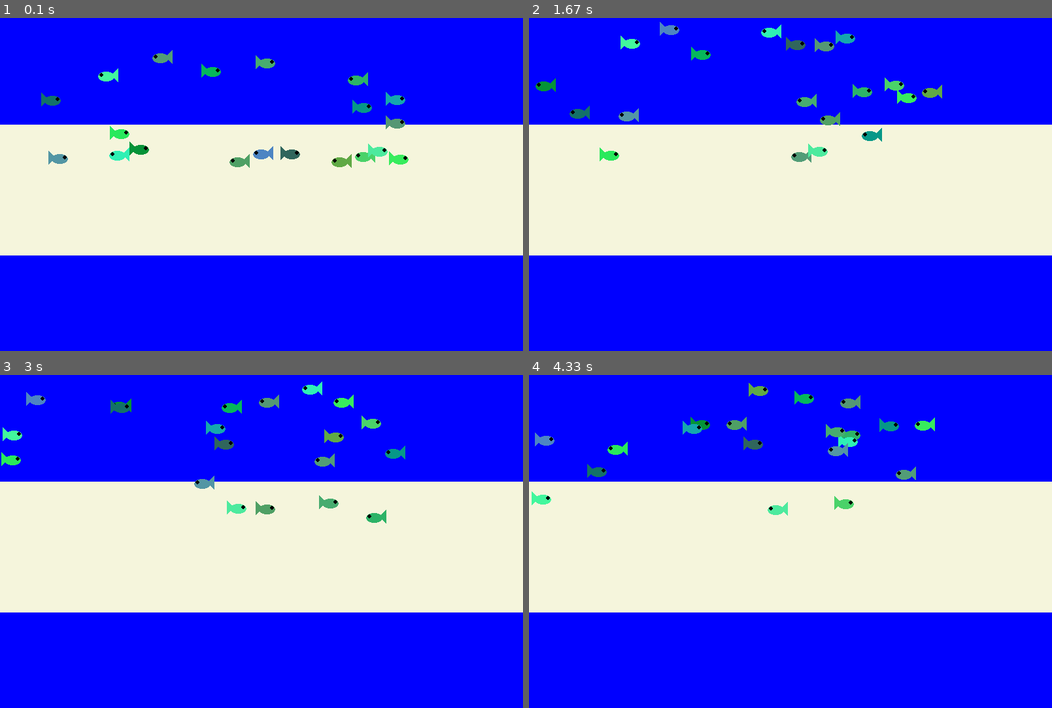
Above: before the commit, frames 1-4 (two rows, left to right).
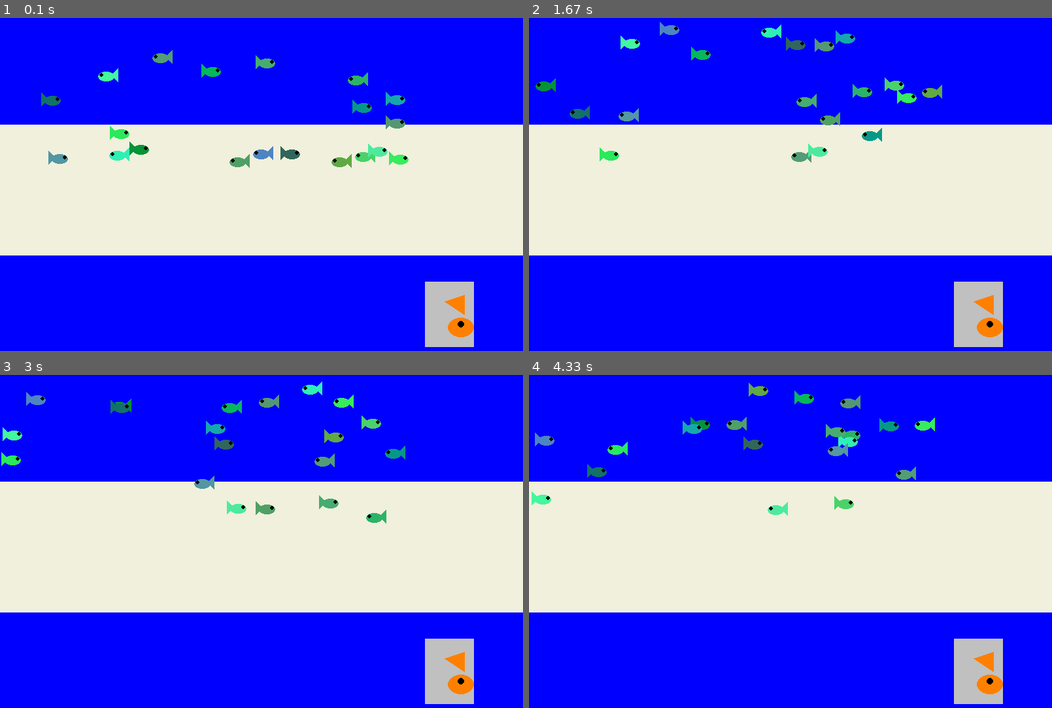
Above: after the commit, the same moments.

Repository: Lolmaster21/pygame
Game: pygame game, started from Fishing simulator.py
The game is run twice, just before and just after one commit, with the same random seed, the same clock (stepped at 60 frames per second) and the same inputs.
Inputs:
- Up to frame 1 (0.1 s): no input
- Up to frame 2 (1.67 s): no input
- Up to frame 3 (3 s): no input
- Up to frame 4 (4.33 s): no input

The runs differ from the first frame. In frame 1, 1.8% of the frame differs, in the area x 81-91%, y 79-99%; in frame 2, 1.8%; in frame 3, 1.8%; in frame 4, 1.8%.

Commit message:
Update Fishing simulator.py

Diff:
--- a/Fishing simulator.py
+++ b/Fishing simulator.py
@@ -66,9 +66,7 @@
 #bru.PlayIntro()
 
 
-#frank = fish()
-#freddy = fish()
-#francis = fish()
+
 
 while doExit is False:
 
@@ -82,18 +80,18 @@
 
 
 
-  #frank.move()
-  #freddy.move()
-  #francis.move()
+
   for i in range(20):
     school[i].move()
   #render section---------------------------------
   screen.fill((0, 0, 255))
-  pygame.draw.rect(screen, (245,245,220), (0, 250, 800, 200))
+  pygame.draw.rect(screen, (240,240,220), (0, 250, 800, 200))#Ocean floor
+  pygame.draw.rect(screen, (192,192,192), (650, 490, 75, 100))#Fish food
+  #fish logo
+  pygame.draw.ellipse(screen, (255, 128, 0), (685, 545, 40, 30))
+  pygame.draw.ellipse(screen, (0,0,0), (700, 550, 10, 10))
+  pygame.draw.polygon(screen, (255, 128, 0), ((710,510), (680, 520), (710, 540)))
 
-  #frank.draw()
-  #freddy.draw()
-  #francis.draw()
   for i in range(20):
     school[i].draw()
 
